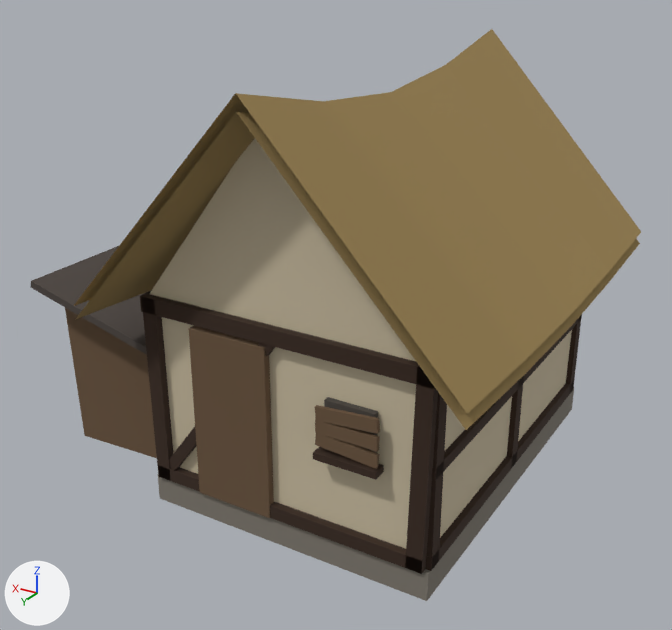
The glTF model kingdom/assets/generated/town_small/house_hovel_b.glb: old version first, new version second.
Before and after are seen from a camera (50 mm lens) standing at (-4.27, 8.16, 5.62) and looking at (0.51, 0.2, 1.64). Lighting does not change. The marker at lower left points along +X, +Y and +Z. The older version comes first. Vertices at exactly the same position are counted once.

Names of what the first picture shows: 'house_hovel_b'.
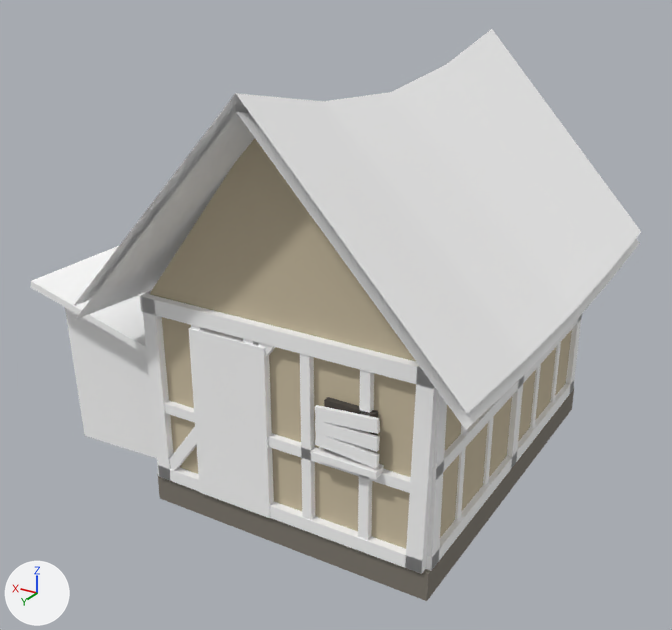
Where the change shows, as pixel boxes [x1, y1, x2, y2] in the pictures (672 x 630 px):
part 1 of me_house_hovel_b, added
    after: [358, 370, 374, 540]
part 2 of me_house_hovel_b, added
    after: [300, 354, 315, 520]
part 3 of me_house_hovel_b, added
    after: [164, 401, 411, 493]
part 4 of me_house_hovel_b, added (mostly hidden)
    after: [550, 342, 561, 402]
part 5 of me_house_hovel_b, added
    after: [530, 364, 541, 427]
part 6 of me_house_hovel_b, added
    after: [483, 416, 494, 486]
part 7 of me_house_hovel_b, added
    after: [455, 424, 467, 520]
part 8 of me_house_hovel_b, recoloured (brown to white)
    both: [31, 29, 641, 574]
part 9 of me_house_hovel_b, recoloured (lighter)
    both: [65, 290, 582, 574]
part 10 of me_house_hovel_b, recoloured (lighter)
    both: [31, 246, 147, 355]
part 11 of me_house_hovel_b, recoloured (brown to white)
    both: [74, 29, 641, 430]

What changed in the scene script:
```text
Add mat_tk_shingle:
    mat_tk_shingle = bpy.data.materials.new('TK_shingle')
    mat_tk_shingle.use_nodes = True; mat_tk_shingle.node_tree.nodes.clear()
    _N = mat_tk_shingle.node_tree.nodes; _L = mat_tk_shingle.node_tree.links
    n0 = _N.new('ShaderNodeBsdfPrincipled'); n0.name = 'Principled BSDF'
    n0.inputs[2].default_value = 0.95  # 'Roughness'
    n1 = _N.new('ShaderNodeOutputMaterial'); n1.name = 'Material Output'
    n2 = _N.new('ShaderNodeVertexColor'); n2.name = 'Color Attribute'
    _L.new(n0.outputs[0], n1.inputs[0])  # 'BSDF' to 'Surface'
    _L.new(n2.outputs[0], n0.inputs[0])  # 'Color' to 'Base Color'
Add mat_tk_timber:
    mat_tk_timber = bpy.data.materials.new('TK_timber')
    mat_tk_timber.use_nodes = True; mat_tk_timber.node_tree.nodes.clear()
    _N = mat_tk_timber.node_tree.nodes; _L = mat_tk_timber.node_tree.links
    n0 = _N.new('ShaderNodeBsdfPrincipled'); n0.name = 'Principled BSDF'
    n0.inputs[2].default_value = 0.95  # 'Roughness'
    n1 = _N.new('ShaderNodeOutputMaterial'); n1.name = 'Material Output'
    n2 = _N.new('ShaderNodeVertexColor'); n2.name = 'Color Attribute'
    _L.new(n0.outputs[0], n1.inputs[0])  # 'BSDF' to 'Surface'
    _L.new(n2.outputs[0], n0.inputs[0])  # 'Color' to 'Base Color'
Add mat_tk_thatch:
    mat_tk_thatch = bpy.data.materials.new('TK_thatch')
    mat_tk_thatch.use_nodes = True; mat_tk_thatch.node_tree.nodes.clear()
    _N = mat_tk_thatch.node_tree.nodes; _L = mat_tk_thatch.node_tree.links
    n0 = _N.new('ShaderNodeBsdfPrincipled'); n0.name = 'Principled BSDF'
    n0.inputs[2].default_value = 0.95  # 'Roughness'
    n1 = _N.new('ShaderNodeOutputMaterial'); n1.name = 'Material Output'
    n2 = _N.new('ShaderNodeVertexColor'); n2.name = 'Color Attribute'
    _L.new(n0.outputs[0], n1.inputs[0])  # 'BSDF' to 'Surface'
    _L.new(n2.outputs[0], n0.inputs[0])  # 'Color' to 'Base Color'
Change me_house_hovel_b:
    remove me_house_hovel_b.from_pydata(...)  # 300 vertices, 430 faces; spans x -2.0..3.28, y -2.5..2.5, z 0.0..4.4
    add me_house_hovel_b.from_pydata(...)  # 420 vertices, 610 faces; spans x -2.0..3.28, y -2.5..2.5, z 0.0..4.4
    me_house_hovel_b part 1: a new loose piece, a box spanning x -0.95..-0.85, y 1.99..2.07, z 0.35..2.25, in mat_tk_timber
    me_house_hovel_b part 2: a new loose piece, a box spanning x -0.35..-0.25, y 1.99..2.07, z 0.35..2.25, in mat_tk_timber
    me_house_hovel_b part 3: a new loose piece, a box spanning x -1.5..1.5, y 1.99..2.07, z 1.085..1.195, in mat_tk_timber
    me_house_hovel_b part 4: a new loose piece, a box spanning x -1.52..-1.44, y -1.378..-1.288, z 0.35..2.25, in mat_tk_timber
    me_house_hovel_b part 5: a new loose piece, a box spanning x -1.52..-1.44, y -0.712..-0.622, z 0.35..2.25, in mat_tk_timber
    me_house_hovel_b part 6: a new loose piece, a box spanning x -1.52..-1.44, y 0.622..0.712, z 0.35..2.25, in mat_tk_timber
    me_house_hovel_b part 7: a new loose piece, a box spanning x -1.52..-1.44, y 1.288..1.378, z 0.35..2.25, in mat_tk_timber
    me_house_hovel_b part 8: 380 kept faces spanning x -2.0..3.28, y -2.5..2.5, z 0.07..4.4 get new vertex colours; the middle colour goes from brown #38261a to white #ffffff
    me_house_hovel_b part 9: 336 faces spanning x -1.56..3.13, y -2.0..2.16, z 0.07..3.59 switch from mat_ra_kit to mat_tk_timber
    me_house_hovel_b part 10: 12 faces spanning x 1.42..3.28, y -1.9..1.9, z 1.51..2.05 switch from mat_ra_kit to mat_tk_shingle
    me_house_hovel_b part 11: 32 faces spanning x -2.0..2.0, y -2.5..2.5, z 2.0..4.4 switch from mat_ra_kit to mat_tk_thatch
    other edits to the shape of me_house_hovel_b do not show in these pictures
```
